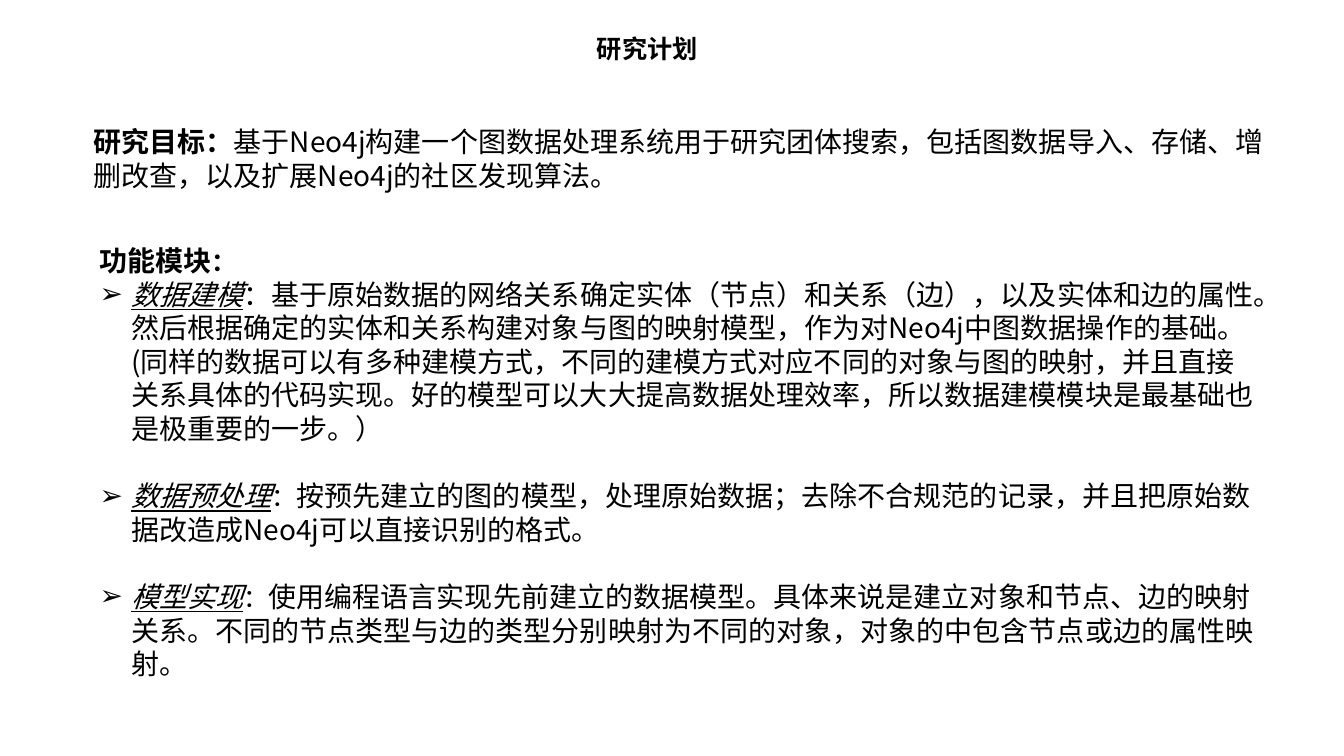
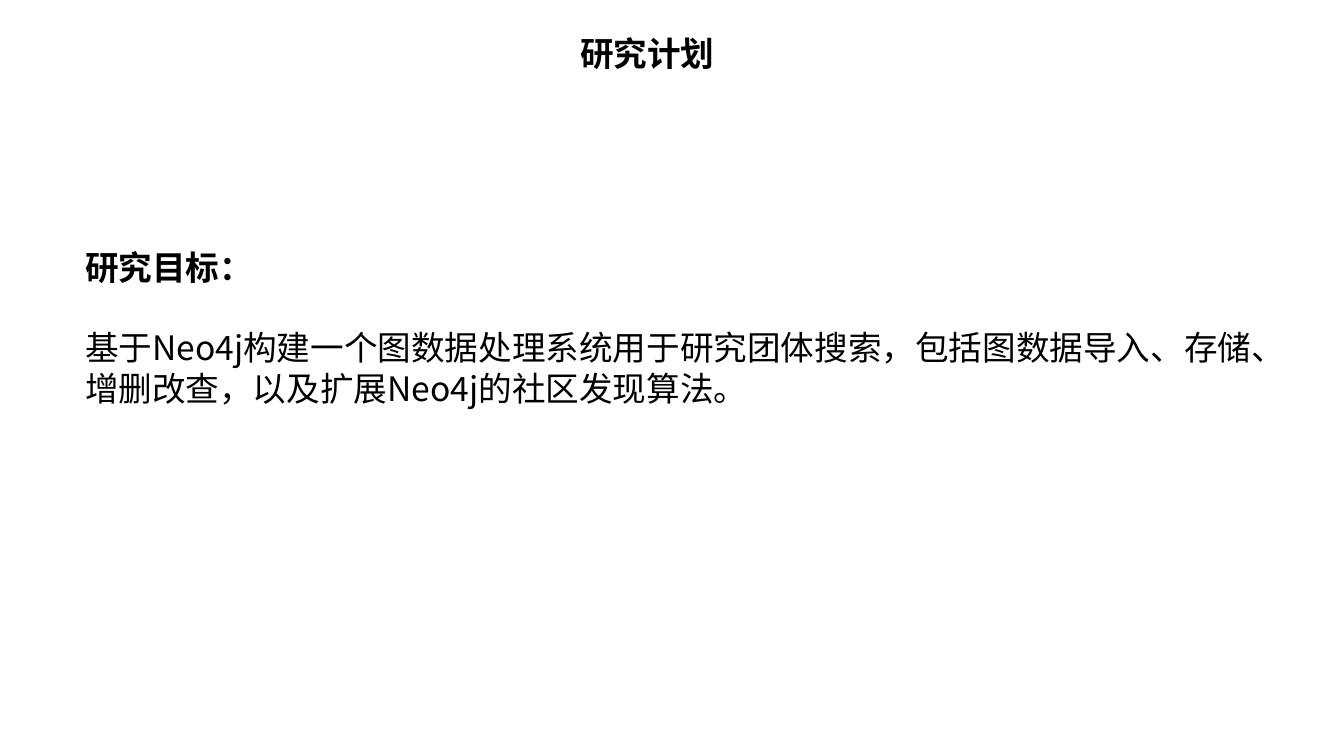
Before and after one commit to chendaye/Interview_xmind, a slide deck: slide 15 of graduate/开题报告-陈小龙.pptx (slide 13 before the commit). Drawn at 1344x756 pixels with LibreOffice and Linux fonts; fonts in the diff are those of the drawing. Boxes give left, top, right and bottom in pixels: in the first picture for what was removed or moved away, otherwise in the second. Text is boxed around its words. In the diff, an @@ line names an element or a change of style, - is before the commit and + after.

```diff
--- a/graduate/开题报告-陈小龙.pptx
+++ b/graduate/开题报告-陈小龙.pptx
@@ text "研究计划" at <box>580,37,714,69</box>: size 18 to 24 pt @@
@@ text at <box>85,251,1285,409</box>: text changed; size 20 to 24 pt @@
-研究目标：基于Neo4j构建一个图数据处理系统用于研究团体搜索，包括图数据导入、存储、增删改查，以及扩展Neo4j的社区发现算法。
+研究目标：
+基于Neo4j构建一个图数据处理系统用于研究团体搜索，包括图数据导入、存储、增删改查，以及扩展Neo4j的社区发现算法。
@@ text removed at <box>100,247,1281,677</box> @@
-功能模块：
-➢ 数据建模：基于原始数据的网络关系确定实体（节点）和关系（边），以及实体和边的属性。然后根据确定的实体和关系构建对象与图的映射模型，作为对Neo4j中图数据操作的基础。(同样的数据可以有多种建模方式，不同的建模方式对应不同的对象与图的映射，并且直接关系具体的代码实现。好的模型可以大大提高数据处理效率，所以数据建模模块是最基础也是极重要的一步。）
-➢ 数据预处理：按预先建立的图的模型，处理原始数据；去除不合规范的记录，并且把原始数据改造成Neo4j可以直接识别的格式。
-➢ 模型实现：使用编程语言实现先前建立的数据模型。具体来说是建立对象和节点、边的映射关系。不同的节点类型与边的类型分别映射为不同的对象，对象的中包含节点或边的属性映射。
```
Also in this commit, not shown: 11 other slides changed, 9 slides added, 5 slides removed.
